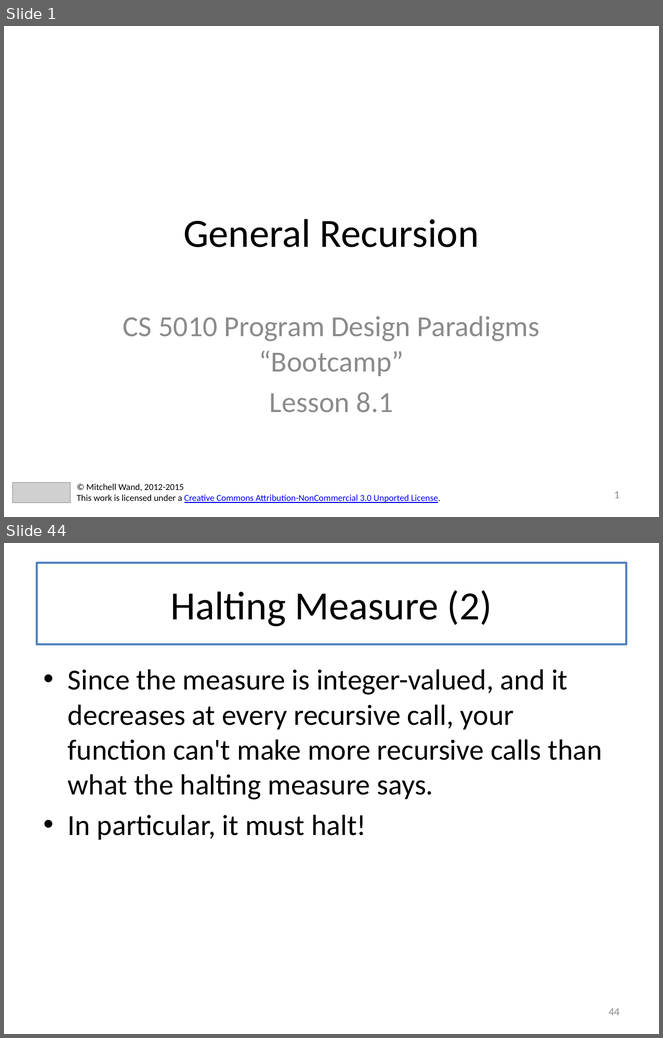
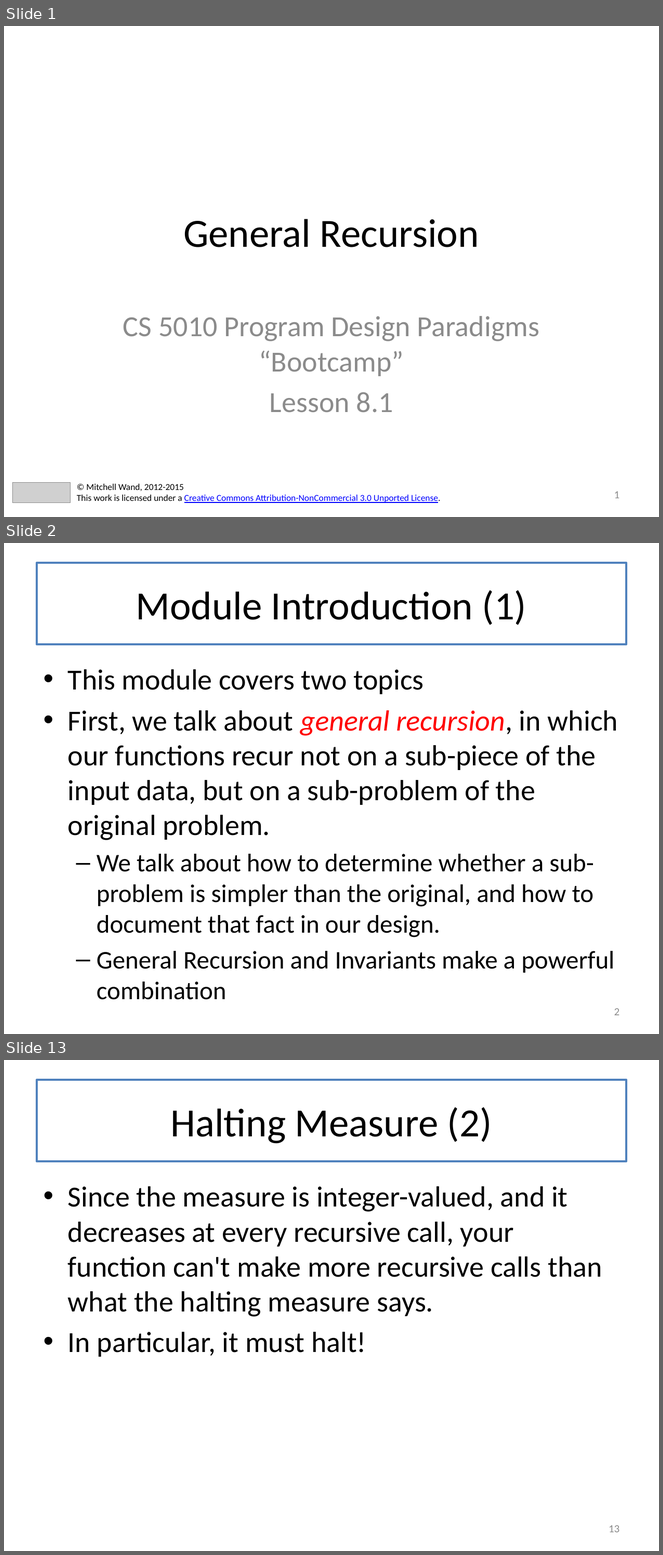
Before and after one commit to mwand/cs5010f17, a slide deck: Slides/Lesson 8.1-8.2 General Recursion.pptx. Shown one above the other, each under a label of ours: slides 1 and 44 before the commit, slides 1, 2 and 13 after it; the slides between them are not shown. The pictures are 663x1038 and 663x1555 pixels, drawn with LibreOffice and Linux fonts; fonts in the diff are those of the drawing; grey boxes stand for pictures. Boxes give left, top, right and bottom in pixels: in the first picture for what was removed or moved away, otherwise in the second. Text is boxed around its words. In the diff, an @@ line names an element or a change of style, - is before the commit and + after.

```diff
--- a/Slides/Lesson 8.1-8.2 General Recursion.pptx
+++ b/Slides/Lesson 8.1-8.2 General Recursion.pptx
@@ slide 2 added at bbox=[4, 543, 659, 1034], background #FFFFFF @@
@@ title added at bbox=[37, 563, 626, 644], fill #FFFFFF, outline #4F81BD 2.25 pt, 44 pt, text #000000 @@
+Module Introduction (1)
@@ text added at bbox=[68, 669, 618, 973], 28 pt, text #000000 @@
+• This module covers two topics
+• First, we talk about general recursion, in which our functions recur not on a sub-piece of the input data, but on a sub-problem of the original problem.
+  – We talk about how to determine whether a sub-problem is simpler than the original, and how to document that fact in our design.
+  – General Recursion and Invariants make a powerful combination
@@ page number added at bbox=[614, 1008, 620, 1016], 12 pt, text #8C8C8C @@
+2
@@ what was slide 44 is now slide 13 @@
@@ page number at bbox=[609, 1525, 620, 1533]: text changed @@
-44
+13
```
Also in this commit, not shown: 6 slides changed, 8 other slides added, 1 slide removed, 1 other file.
